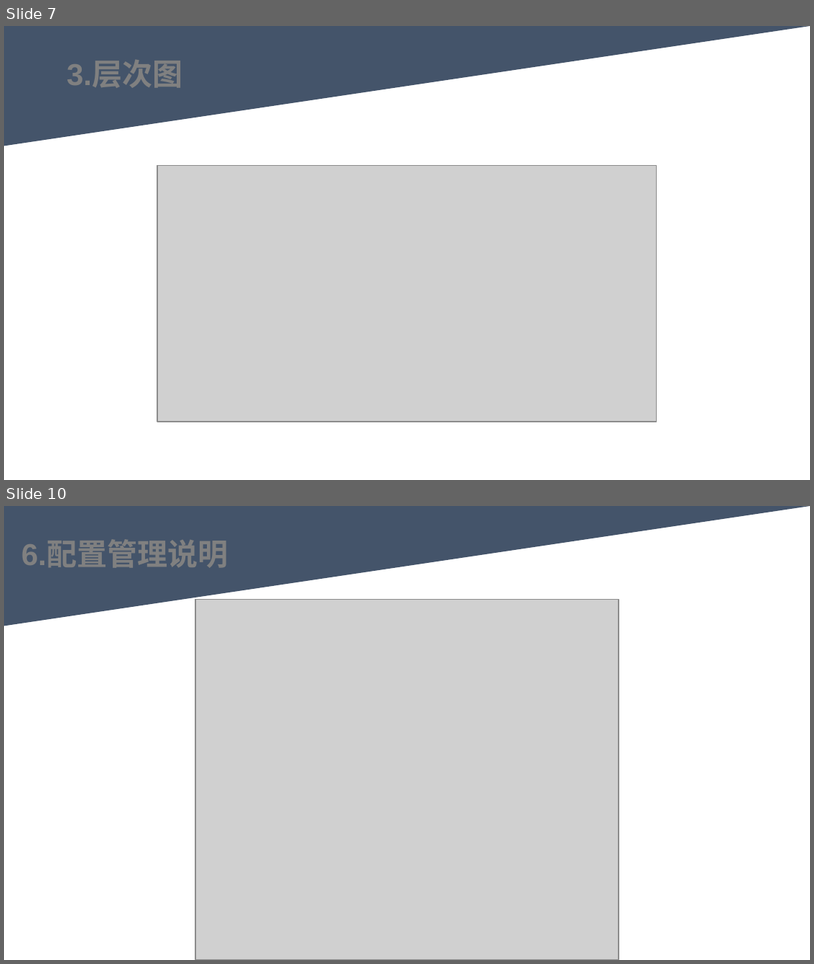
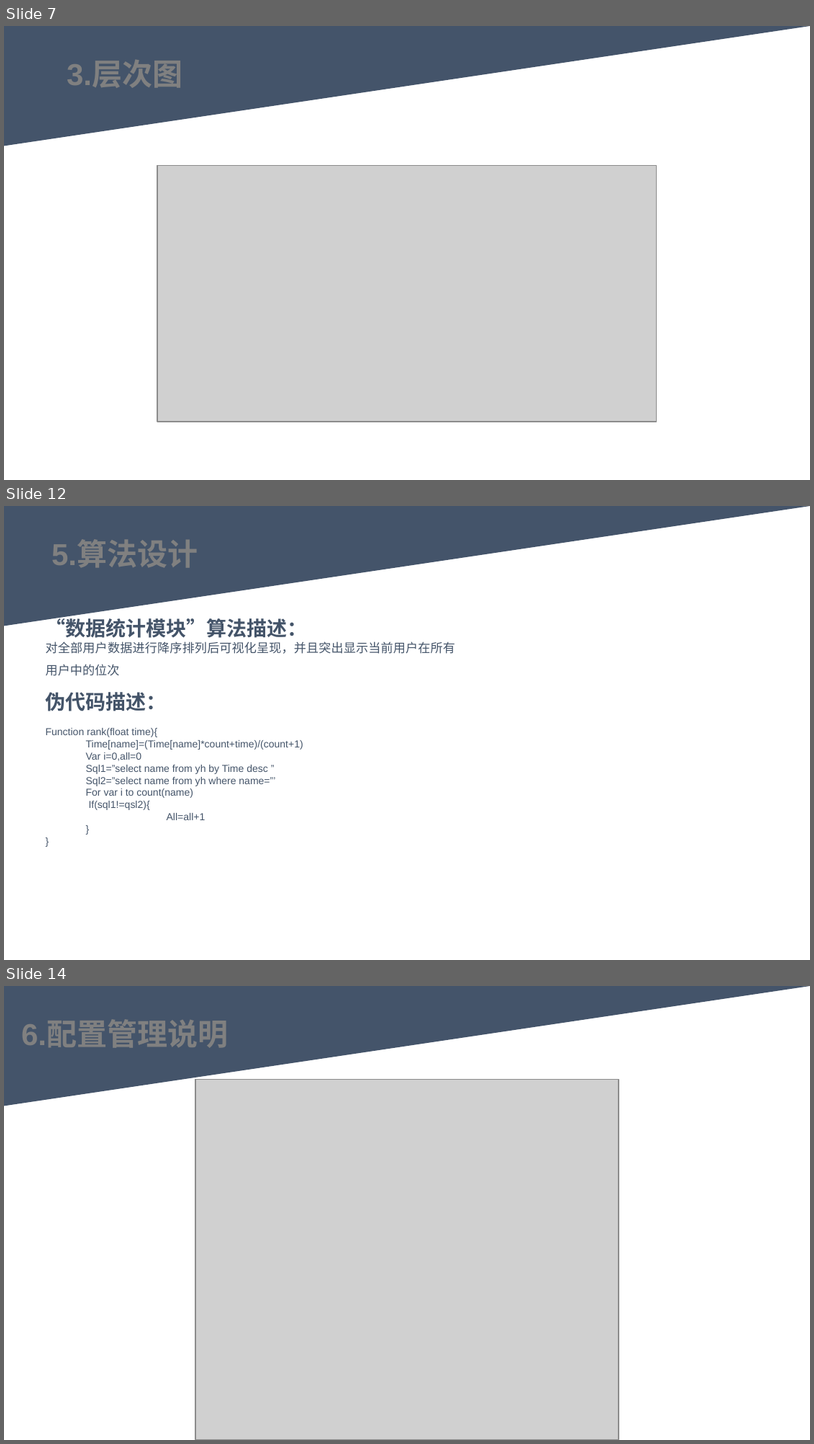
Before and after one commit to youhuyellowman/SE-2022-G06, a slide deck: 项目设计/总体设计PPTv0.0.2.pptx. Shown one above the other, each under a label of ours: slides 7 and 10 before the commit, slides 7, 12 and 14 after it; the slides between them are not shown. The pictures are 814x964 and 814x1444 pixels, drawn with LibreOffice and Linux fonts; fonts in the diff are those of the drawing; grey boxes stand for pictures. Boxes give left, top, right and bottom in pixels: in the first picture for what was removed or moved away, otherwise in the second. Text is boxed around its words. In the diff, an @@ line names an element or a change of style, - is before the commit and + after.

Commit message:
PPT制作完成
PPT修改，总体设计说明文档完善

```diff
--- a/项目设计/总体设计PPTv0.0.2.pptx
+++ b/项目设计/总体设计PPTv0.0.2.pptx
@@ slide 12 added at (4, 506, 810, 960), background #FFFFFF @@
@@ triangle added at (5, 506, 810, 626), fill #44546A, outline #44546A 1 pt @@
@@ text added at (52, 541, 198, 568), 27 pt, text #808080, bold @@
+5.算法设计
@@ text added at (46, 615, 455, 676), 11 pt, text #445469 @@
+“数据统计模块”算法描述：
+对全部用户数据进行降序排列后可视化呈现，并且突出显示当前用户在所有用户中的位次
@@ text added at (46, 692, 304, 820), 9 pt, text #445469 @@
+伪代码描述：
+Function rank(float time){
+  Time[name]=(Time[name]*count+time)/(count+1)
+  Var i=0,all=0
+  Sql1=”select name from yh by Time desc ”
+  Sql2=”select name from yh where name=”’
+  For var i to count(name)
+  If(sql1!=qsl2){
+  All=all+1
+  }
+}
@@ what was slide 10 is now slide 14 @@
```
Also in this commit, not shown: 8 slides changed, 5 other slides added, 2 other files.
